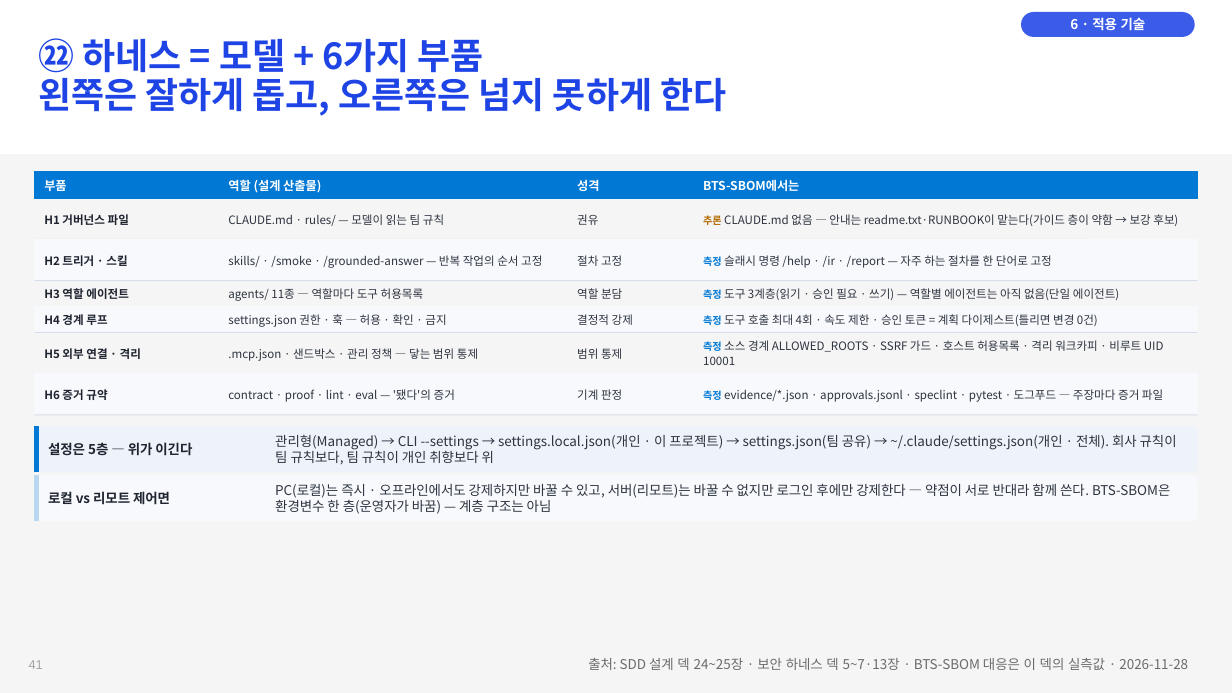
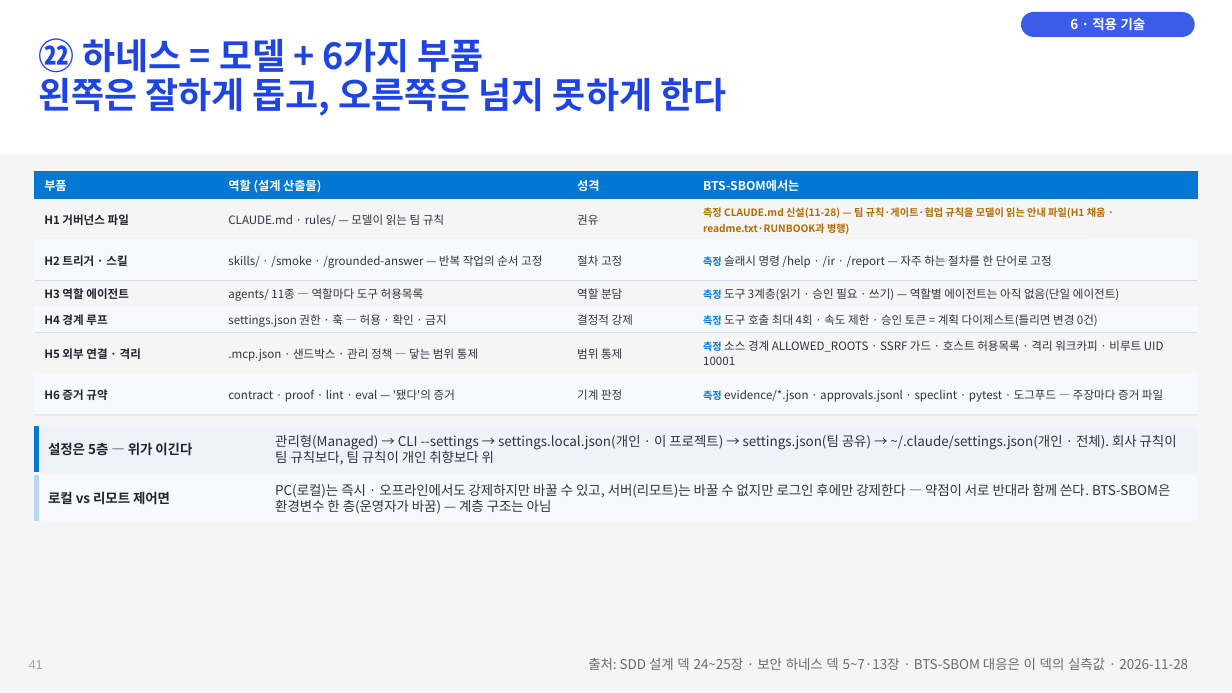
Before and after one commit to Jack-Hwang/beyondthesecurity-sbom, a slide deck: slide 41 of docs/BTS-SBOM_1-6주차_종합_과제_황병주_20261128.pptx. Drawn at 1232x693 pixels with LibreOffice and Linux fonts; fonts in the diff are those of the drawing. Boxes give left, top, right and bottom in pixels: in the first picture for what was removed or moved away, otherwise in the second. Text is boxed around its words. In the diff, an @@ line names an element or a change of style, - is before the commit and + after.

Commit message:
All remaining items implemented: CLAUDE.md (harness H1), AI impact doc regenerated at 0.6.1, the 311-mystery diagnosed, deck claims synced
- CLAUDE.md (new, the harness H1 governance file the decks flagged as the empty guide layer): the honesty contract, the commit gates (pytest tests ONLY - a root-level run recurses into .claude/worktrees repo copies), the original-protection rules, the multi-lane coordination rules (staged-file absorption, refspec pushes, no concurrent full runs), and the repo map. The deck slides that said 'CLAUDE.md 없음 — 보강 후보' are updated to '신설(11-28)' in both the assignment deck (slide 41 H1 row) and the ops-deck model.
- docs/AI_IMPACT_ASSESSMENT.md regenerated at package version 0.6.1 - the committed document still carried a 0.6.0 stamp and the ai-impact live gate failed 2 tests standalone ('the assessment predates the current release'). Gate ok, test_ai_impact 5/5.
- evidence/live_e2e/E2E.md: the 311-mystery diagnosed. The approved-apply job's metrics 311 are the PRE-patch scan values; the patched work copy lived in container-local /tmp and was destroyed by scale-to-zero after the job (the known R8 ephemeral state) - the delivery step (AC-18 branch/PR) was not invoked inside the job window, so no deployable patched artifact survived. Not a failure: designed ephemerality + a step not called. Recorded with the fix options for the owning lane.
- test_ops_probes healthz (run-1 failure) passes on current code - it was the parallel lane's mid-edit state, not a defect.

Verified: ai-impact gate ok + test_ai_impact 5/5; assignment deck slide 41 updated and saved (54 slides).

```diff
--- a/docs/BTS-SBOM_1-6주차_종합_과제_황병주_20261128.pptx
+++ b/docs/BTS-SBOM_1-6주차_종합_과제_황병주_20261128.pptx
@@ text at [703,207,1106,234]: text changed; size 9 to 7.9 pt; text colour #2E3440 to #B36A00; bold on @@
-추론 CLAUDE.md 없음 — 안내는 readme.txt·RUNBOOK이 맡는다(가이드 층이 약함 → 보강 후보)
+측정 CLAUDE.md 신설(11-28) — 팀 규칙·게이트·협업 규칙을 모델이 읽는 안내 파일(H1 채움 · readme.txt·RUNBOOK과 병행)
```
Also in this commit, not shown: 4 other files.
